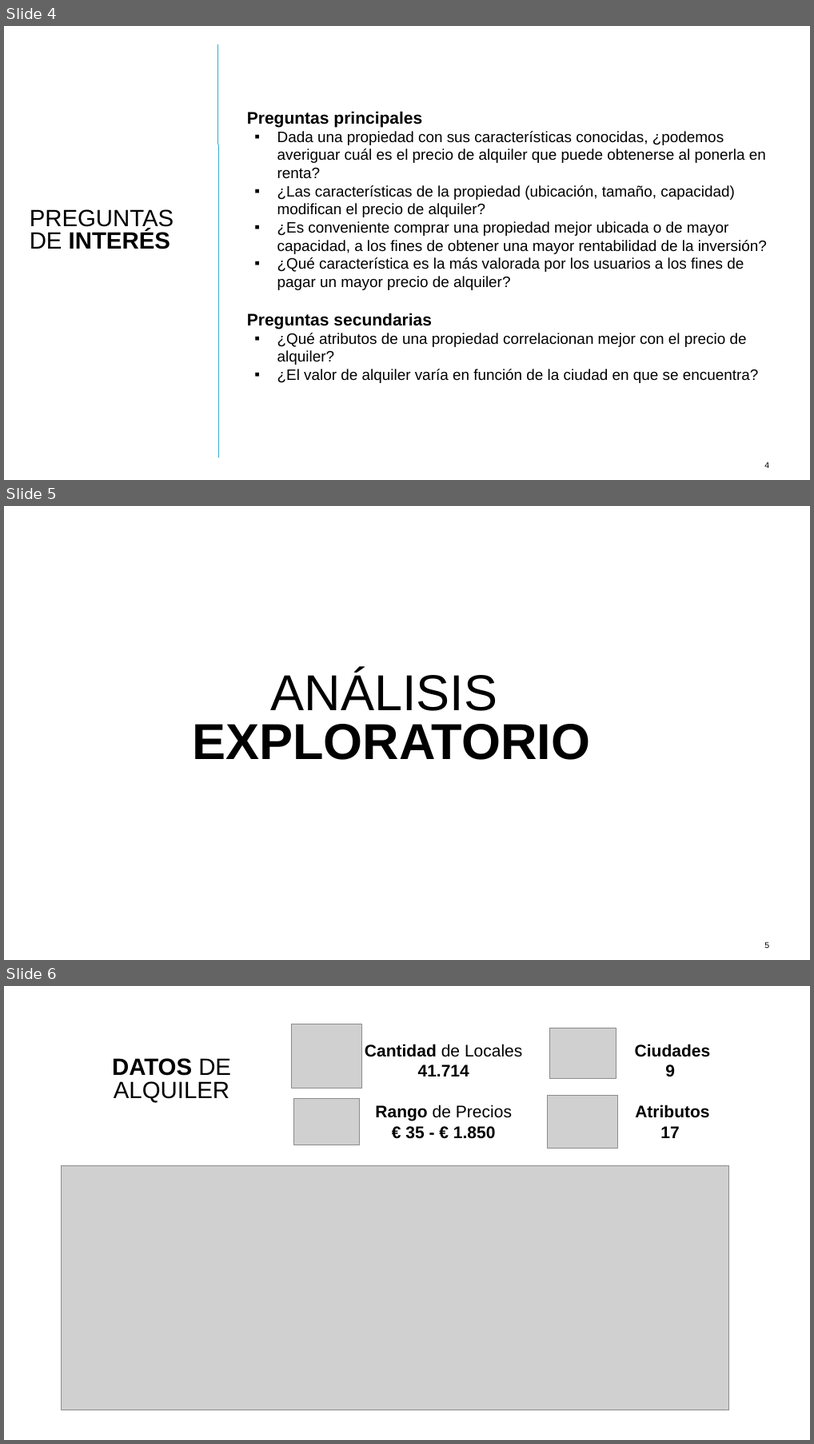
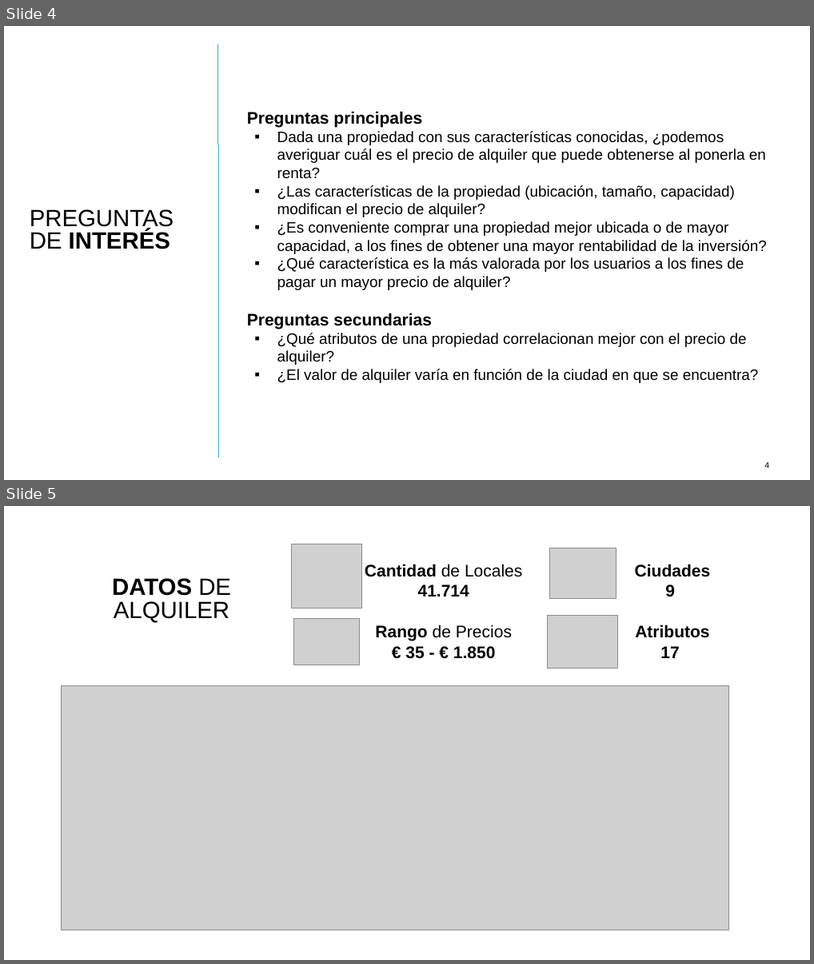
Before and after one commit to tekluis/CoderHouse, a slide deck: 11-PRESENTACION_TEK.pptx. Shown one above the other, each under a label of ours: slides 4, 5 and 6 before the commit, slides 4 and 5 after it. The pictures are 814x1444 and 814x964 pixels, drawn with LibreOffice and Linux fonts; fonts in the diff are those of the drawing; grey boxes stand for pictures. Boxes give left, top, right and bottom in pixels: in the first picture for what was removed or moved away, otherwise in the second. Text is boxed around its words. In the diff, an @@ line names an element or a change of style, - is before the commit and + after.

```diff
--- a/11-PRESENTACION_TEK.pptx
+++ b/11-PRESENTACION_TEK.pptx
@@ slide 5 removed at <box>4,506,810,960</box>, background #FFFFFF @@
@@ text removed at <box>192,670,590,760</box> @@
-ANÁLISIS
-EXPLORATORIO
@@ page number removed at <box>765,941,770,948</box> @@
-5
@@ what was slide 6 is now slide 5 @@
```
Also in this commit, not shown: 1 slide changed, 1 other slide removed, 1 other file.
